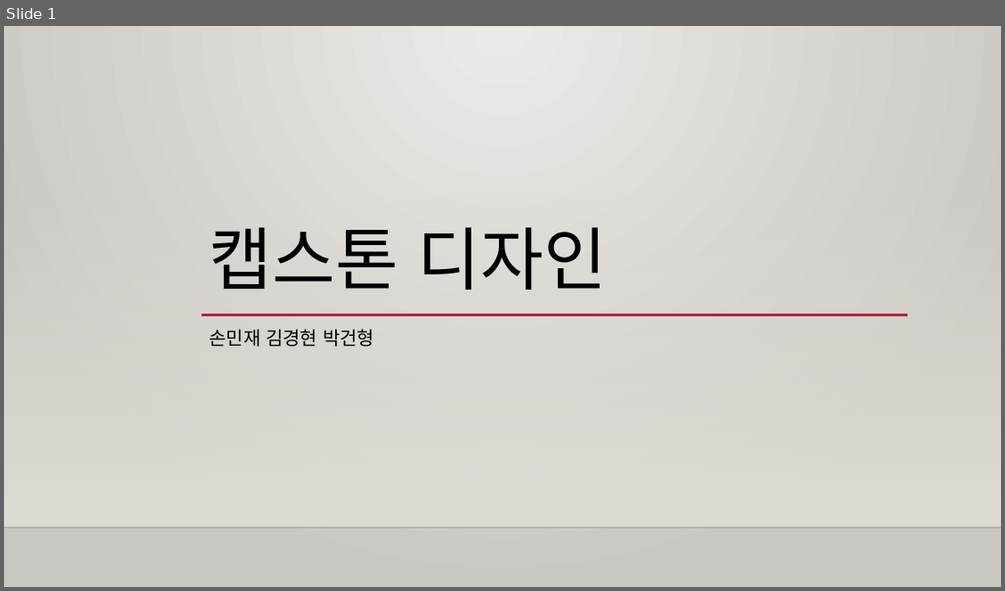
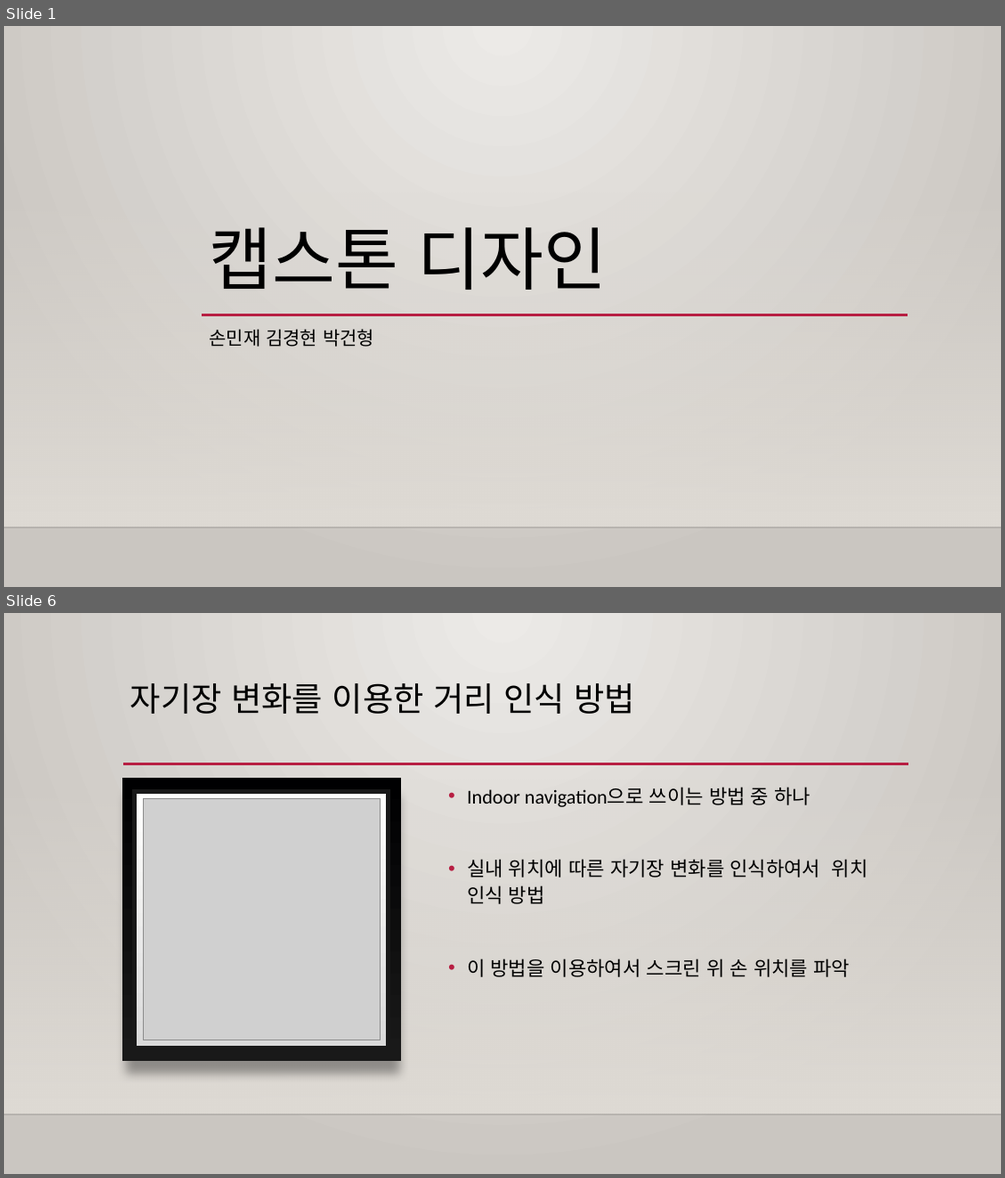
Before and after one commit to Capstone-Design/Documents, a slide deck: 캡스톤디자인발표.pptx. Shown one above the other, each under a label of ours: slide 1 before the commit, slides 1 and 6 after it; the slides between them are not shown. The pictures are 1005x591 and 1005x1178 pixels, drawn with LibreOffice and Linux fonts; fonts in the diff are those of the drawing; grey boxes stand for pictures; background and template pictures are left out. Boxes give left, top, right and bottom in pixels: in the first picture for what was removed or moved away, otherwise in the second. Text is boxed around its words. In the diff, an @@ line names an element or a change of style, - is before the commit and + after.

```diff
--- a/캡스톤디자인발표.pptx
+++ b/캡스톤디자인발표.pptx
@@ slide 6 added at [4, 613, 1001, 1174], background gradient #ECEAE7 to #CAC7C1; not listed: 2 template elements that a slide beside it also shows @@
@@ title added at [130, 683, 636, 714], 32 pt, text #000000 @@
+자기장 변화를 이용한 거리 인식 방법
@@ line added from (123, 764) to (909, 764), #B71E42 2.5 pt @@
@@ rectangle added at [122, 778, 401, 1060], fill gradient #000001 to #191919 @@
@@ rectangle added at [134, 792, 388, 1047], fill gradient #DADADA to #FFFFFE, outline #191919 4 pt @@
@@ picture added at [143, 798, 380, 1040] @@
@@ text added at [467, 787, 868, 977], 19 pt, text #000000 @@
+• Indoor navigation으로 쓰이는 방법 중 하나
+• 실내 위치에 따른 자기장 변화를 인식하여서 위치 인식 방법
+• 이 방법을 이용하여서 스크린 위 손 위치를 파악
```
Also in this commit, not shown: 1 slide changed, 5 other slides added, 1 slide removed.
